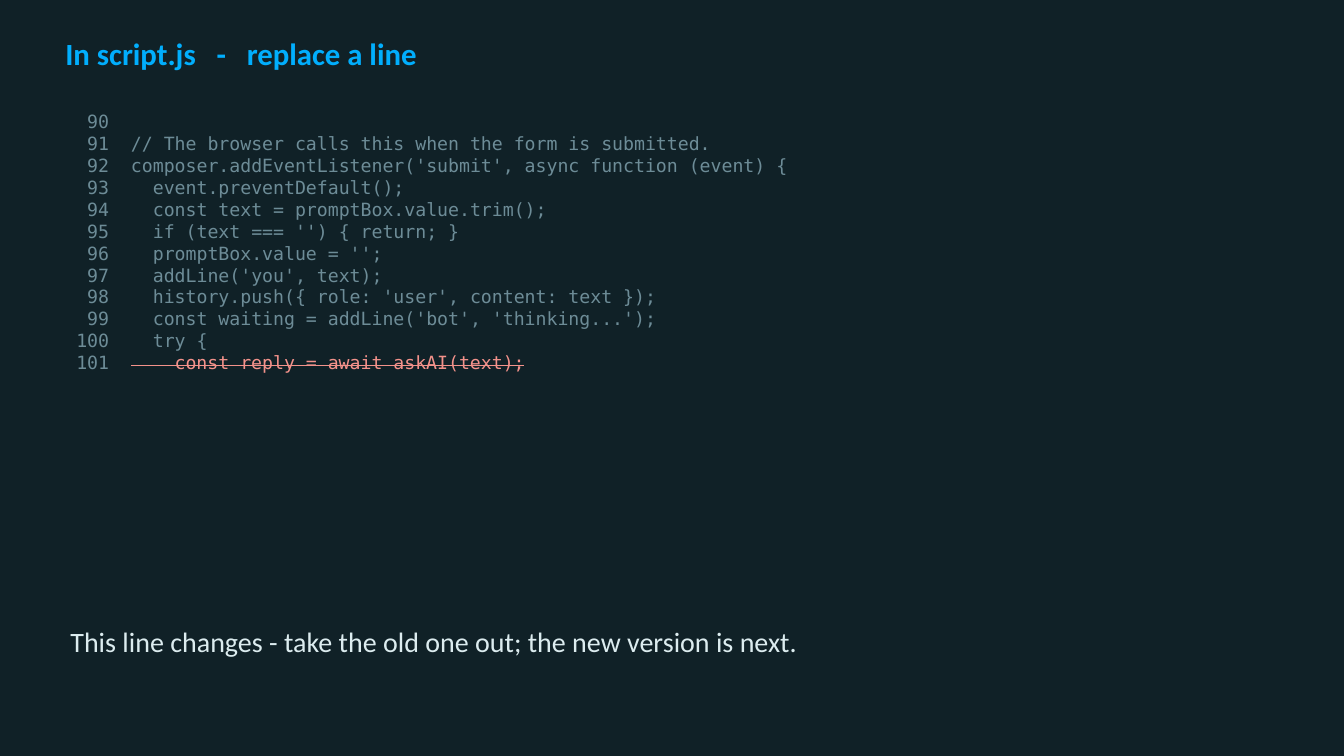
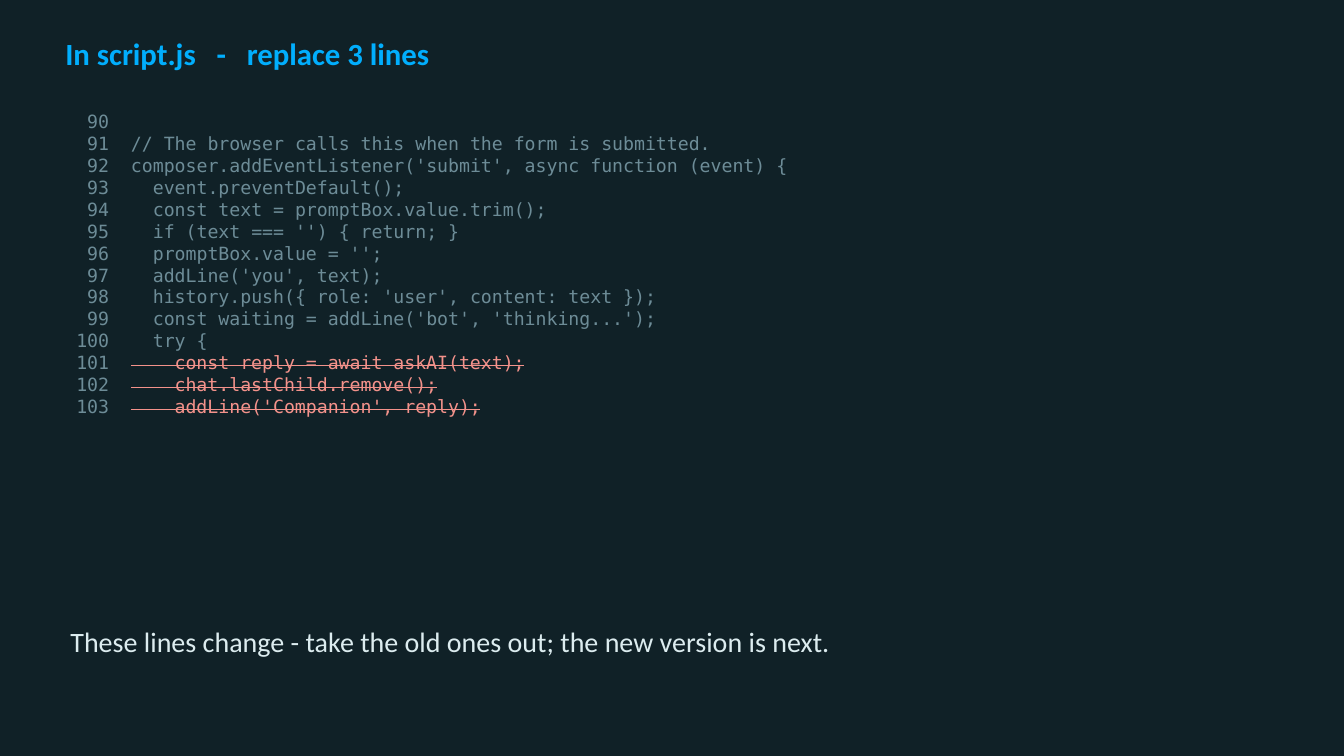
Before and after one commit to utgapps/utgapps.github.io, a slide deck: slide 14 of ai101/slides/week-07.pptx (slide 15 before the commit). Drawn at 1344x756 pixels with LibreOffice and Linux fonts; fonts in the diff are those of the drawing. Boxes give left, top, right and bottom in pixels: in the first picture for what was removed or moved away, otherwise in the second. Text is boxed around its words. In the diff, an @@ line names an element or a change of style, - is before the commit and + after.

```diff
--- a/ai101/slides/week-07.pptx
+++ b/ai101/slides/week-07.pptx
@@ text at <box>65,43,429,70</box>: text changed @@
-In script.js - replace a line
+In script.js - replace 3 lines
@@ text at <box>175,377,481,417</box>: paragraphs added @@
+102 chat.lastChild.remove();
+103 addLine('Companion', reply);
@@ text at <box>70,632,829,657</box>: text changed @@
-This line changes - take the old one out; the new version is next.
+These lines change - take the old ones out; the new version is next.
```
Also in this commit, not shown: 3 other slides changed, 8 slides removed, 21 other files.
